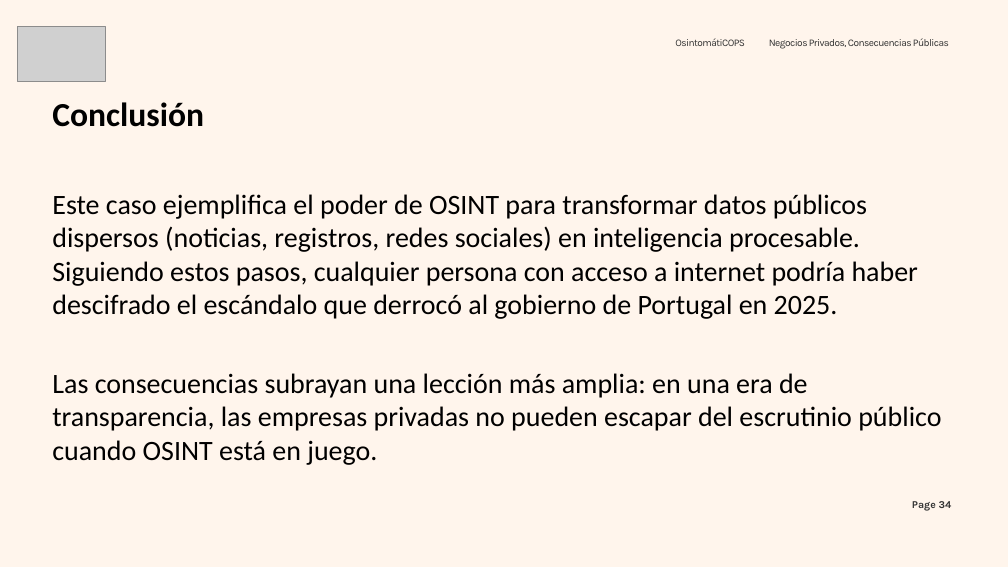
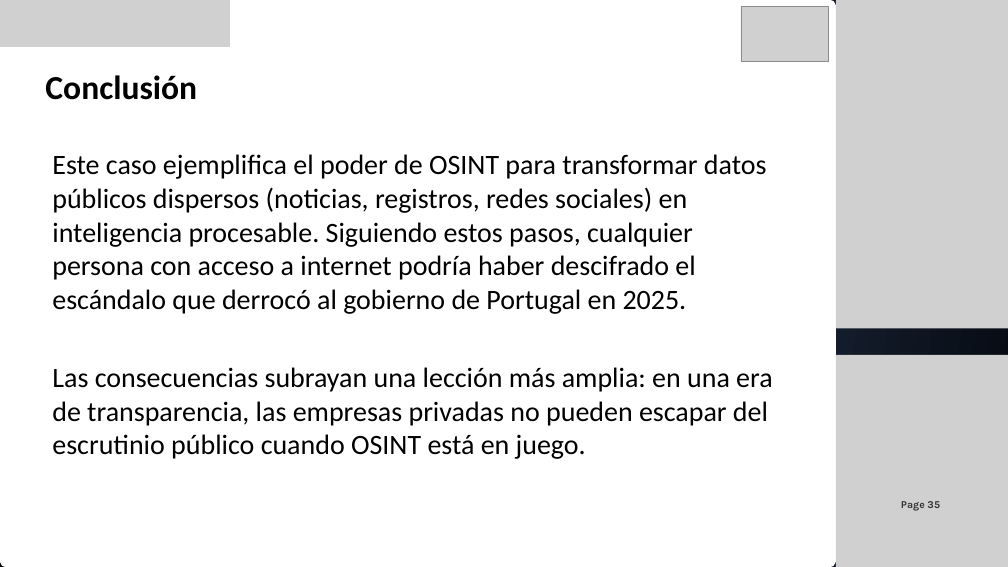
Before and after one commit to pedroaovieira/osint, a slide deck: slide 35 of presentation/osintomaticops/Negocios_Privados,_Consecuencias_Publicas.pptx (slide 34 before the commit). Drawn at 1008x567 pixels with LibreOffice and Linux fonts; fonts in the diff are those of the drawing; grey boxes stand for pictures; background and template pictures are left out. Boxes give left, top, right and bottom in pixels: in the first picture for what was removed or moved away, otherwise in the second. Text is boxed around its words. In the diff, an @@ line names an element or a change of style, - is before the commit and + after.

```diff
--- a/presentation/osintomaticops/Negocios_Privados,_Consecuencias_Publicas.pptx
+++ b/presentation/osintomaticops/Negocios_Privados,_Consecuencias_Publicas.pptx
@@ background picture (left out) to gradient #2B3D59 to #03060C @@
@@ freeform shape added at (x1=0, y1=0, x2=836, y2=567), fill #FFFFFF @@
@@ picture added at (x1=0, y1=0, x2=230, y2=47) @@
@@ picture moved from (x1=18, y1=26, x2=105, y2=82) to (x1=741, y1=6, x2=828, y2=61) @@
@@ picture added at (x1=836, y1=0, x2=1008, y2=329) @@
@@ text removed at (x1=675, y1=38, x2=745, y2=46) @@
-  OsintomátiCOPS
@@ text removed at (x1=769, y1=38, x2=949, y2=49) @@
-  Negocios Privados, Consecuencias Públicas
@@ text "Conclusión" moved from (x1=52, y1=102, x2=204, y2=127) to (x1=45, y1=75, x2=197, y2=100) @@
@@ text "Este caso ejemplifica el poder ..." rewrapped from (x1=52, y1=194, x2=941, y2=465) to (x1=52, y1=154, x2=772, y2=459) @@
@@ picture added at (x1=836, y1=355, x2=1008, y2=567) @@
@@ page number at (x1=901, y1=501, x2=940, y2=511): text changed @@
-Page 34
+Page 35
```
Also in this commit, not shown: 22 other slides changed, 16 slides added, 14 slides removed, 1 other file.
